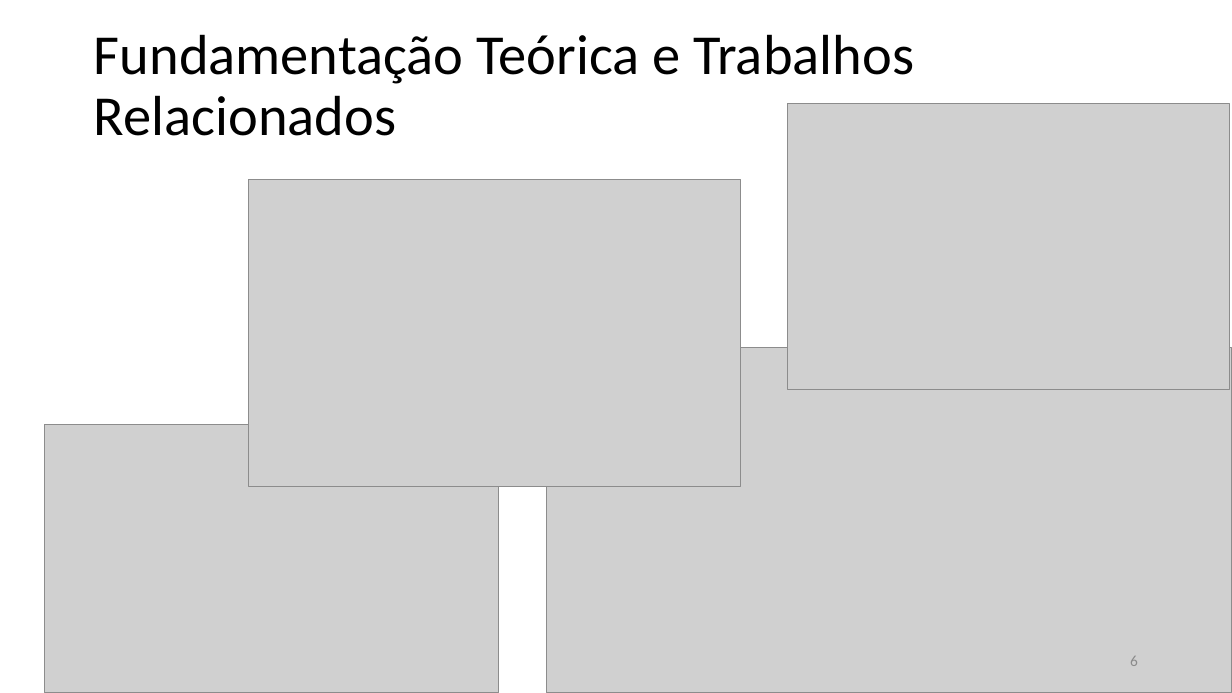
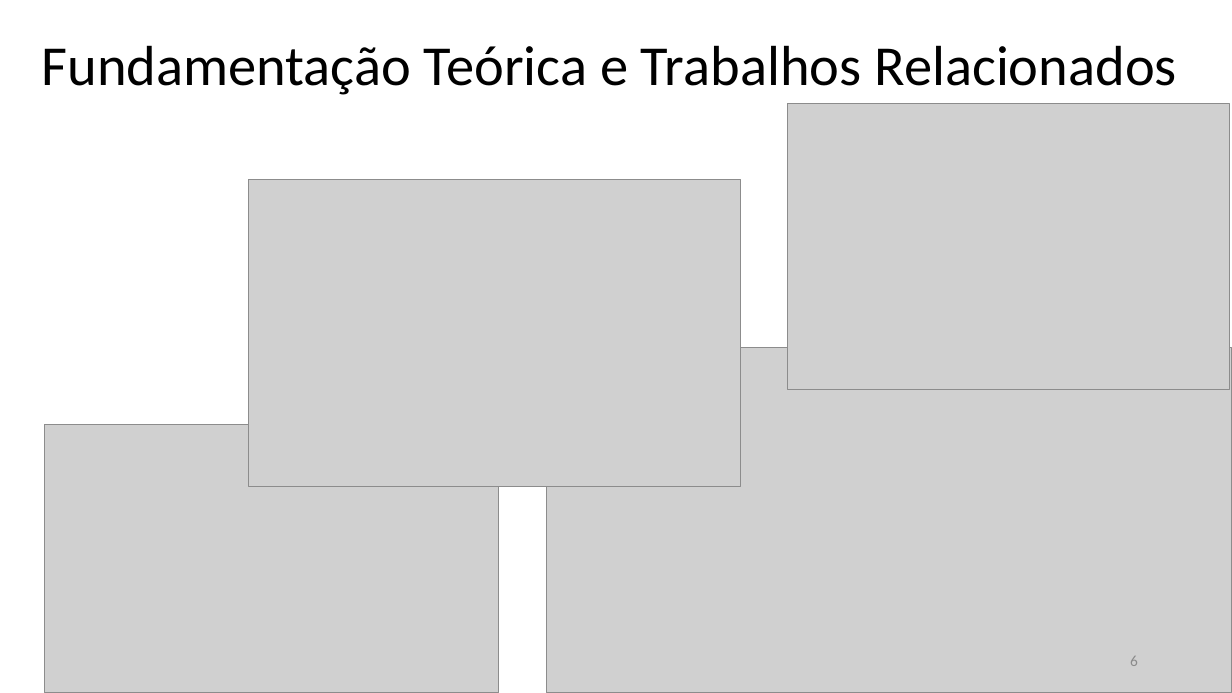
Before and after one commit to renanpupin/geovis, a slide deck: slide 6 of documentos/Slides - ApresentaçãoFinal - TCC3 - RenanPupin.pptx. Drawn at 1232x693 pixels with LibreOffice and Linux fonts; fonts in the diff are those of the drawing; grey boxes stand for pictures. Boxes give left, top, right and bottom in pixels: in the first picture for what was removed or moved away, otherwise in the second. Text is boxed around its words. In the diff, an @@ line names an element or a change of style, - is before the commit and + after.

```diff
--- a/documentos/Slides - ApresentaçãoFinal - TCC3 - RenanPupin.pptx
+++ b/documentos/Slides - ApresentaçãoFinal - TCC3 - RenanPupin.pptx
@@ title "Fundamentação Teórica e Trabalhos Relacionados" rewrapped from box(94, 34, 914, 136) to box(42, 45, 1176, 95) @@
```
Also in this commit, not shown: 5 other slides changed, 2 other files.
